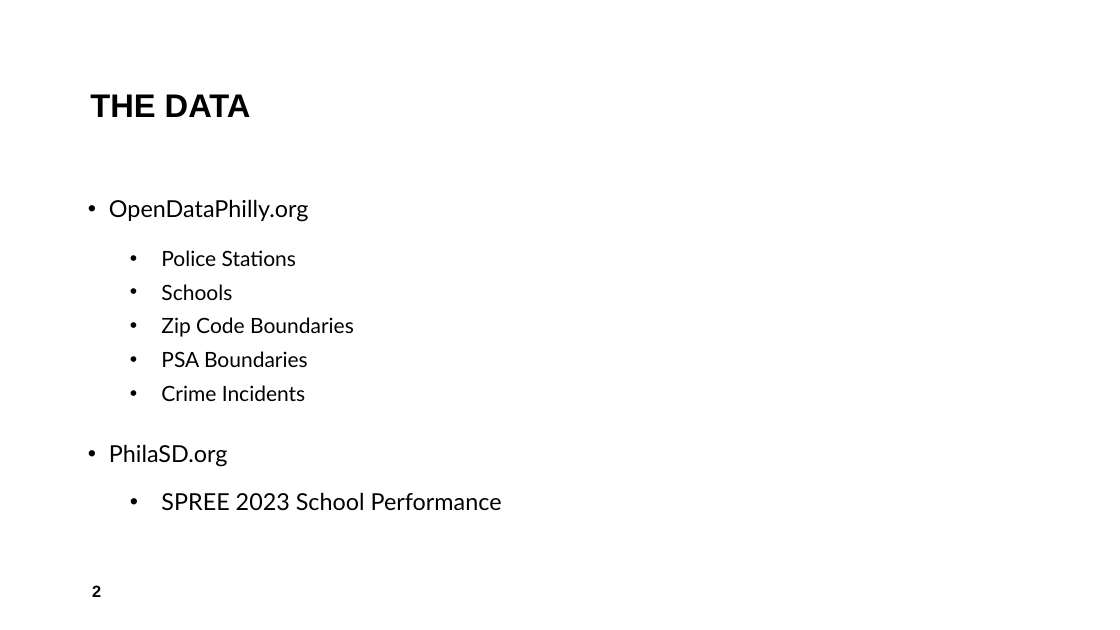
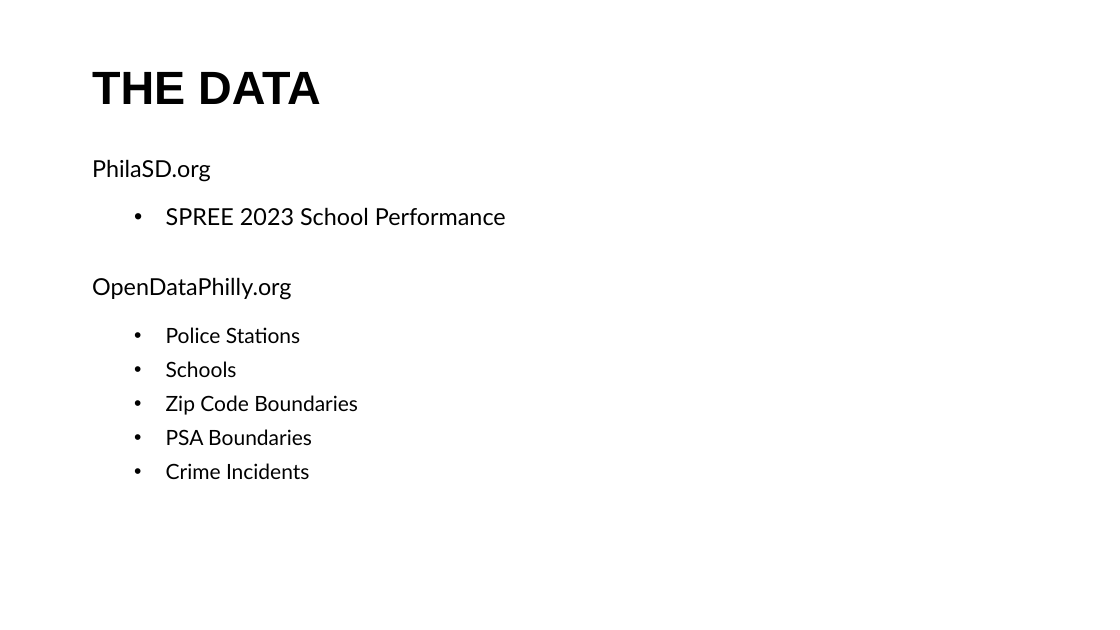
Before and after one commit to ElizabethVandergrift/Philadelphia-CrimeData_and_SchoolMetrics, a slide deck: slide 2 of Presentation_Philly_Crime_School_Eric.pptx. Drawn at 1120x630 pixels with LibreOffice and Linux fonts; fonts in the diff are those of the drawing; background and template pictures are left out. Boxes give left, top, right and bottom in pixels: in the first picture for what was removed or moved away, otherwise in the second. Text is boxed around its words. In the diff, an @@ line names an element or a change of style, - is before the commit and + after.

```diff
--- a/Presentation_Philly_Crime_School_Eric.pptx
+++ b/Presentation_Philly_Crime_School_Eric.pptx
@@ title "THE DATA": place and size @@
-title "THE DATA" at (90, 94, 251, 117)
+title "THE DATA" at (92, 72, 321, 104)
@@ title "THE DATA" at (92, 72, 321, 104): size 28 to 40 pt @@
@@ text "PhilaSD.org": place and size @@
-text "PhilaSD.org" at (109, 199, 502, 511)
+text "PhilaSD.org" at (92, 159, 506, 479)
@@ text at (92, 159, 506, 226): paragraphs added @@
+PhilaSD.org
+  • SPREE 2023 School Performance
@@ text at (92, 277, 291, 300): bullet • to none @@
@@ text at (109, 444, 502, 511): paragraphs removed @@
-• PhilaSD.org
-  • SPREE 2023 School Performance
@@ page number removed at (92, 585, 101, 597) @@
-2
```
Also in this commit, not shown: 1 other slide changed, 1 slide added, 1 slide removed, 1 other file.
